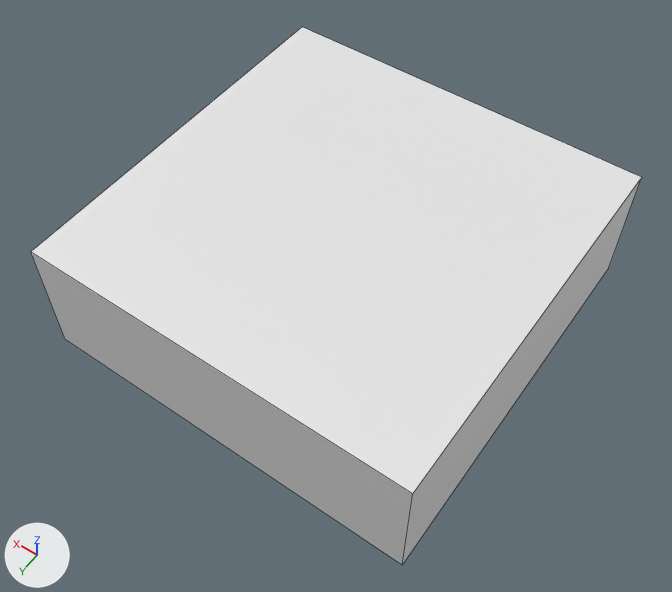
Before and after pictures for a commit that changed the Blender file Art.Src/TowerGenerator/Chunks_00.blend.
The view is the same before and after, from a 50 mm lens placed at (-2.49, 3.61, 5.19), pointed at (-0.06, 0.21, -0.16). Lighting does not change. The marker at lower left points along +X, +Y and +Z. Mesh edges are drawn as thin lines. The same objects are shown in both versions, whatever each file hides.

Script lines for the objects in view, before the commit:
```python
me_cube_013 = bpy.data.meshes.new('Cube.013')
me_cube_013.from_pydata(...)  # a box spanning x -1.5..1.5, y -1.5..1.5, z -0.5..0.5
ob_placeholderconnector_006 = bpy.data.objects.new('PlaceholderConnector.006', me_cube_013)
ob_placeholderconnector_006.parent = ob_base_b
ob_placeholderconnector_006.matrix_parent_inverse = Matrix(((0.667, 0.0, 0.0, -0.0174), (0.0, 0.667, 0.0, 0.0123), (0.0, 0.0, 2.0, -4.556), (0.0, 0.0, 0.0, 1.0)))
ob_placeholderconnector_006.location = (0.0263, -0.0178, 2.277)
```
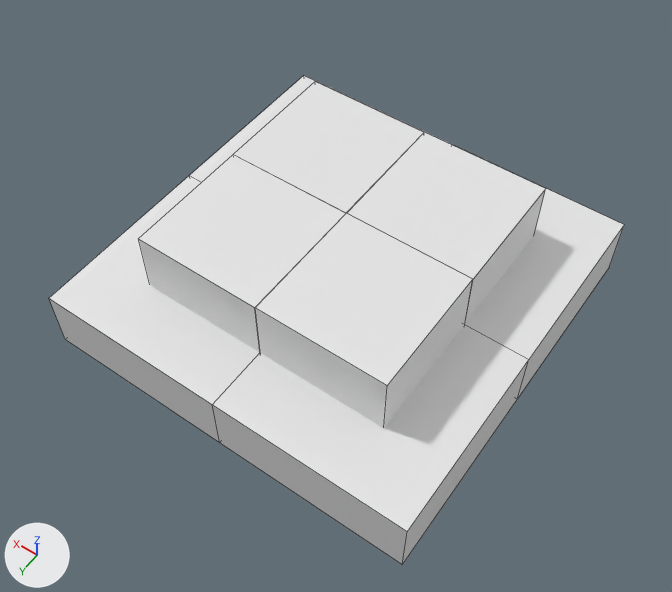
Patch to the scene script:
```diff
--- a/Art.Src/TowerGenerator/Chunks_00.blend.py
+++ b/Art.Src/TowerGenerator/Chunks_00.blend.py
@@ me_cube_013 @@
 # used by ob_placeholderconnector_006; parent = ob_base_b; location = (0.0263, -0.0178, 2.277)
-me_cube_013.from_pydata(...)  # 8 vertices, 6 faces; spans x -1.5..1.5, y -1.5..1.5, z -0.5..0.5
+me_cube_013.from_pydata(...)  # 50 vertices, 44 faces; spans x -2.0..2.0, y -2.0..2.0, z -2.0..2.0
+# me_cube_013 part 1: the whole mesh is rebuilt
@@ ob_placeholderconnector_006 @@
 ob_placeholderconnector_006 = bpy.data.objects.new('PlaceholderConnector.006', me_cube_013)
-ob_placeholderconnector_006.parent = ob_base_b
-ob_placeholderconnector_006.matrix_parent_inverse = Matrix(((0.667, 0.0, 0.0, -0.0174), (0.0, 0.667, 0.0, 0.0123), (0.0, 0.0, 2.0, -4.556), (0.0, 0.0, 0.0, 1.0)))
-ob_placeholderconnector_006.location = (0.0263, -0.0178, 2.277)
+ob_placeholderconnector_006.parent = ob_centralpart
+ob_placeholderconnector_006.location = (0.0, 0.0, 0.0)
+ob_placeholderconnector_006.scale = (0.75, 0.75, 0.25)
```

Where the change shows, as pixel boxes (x1, y1, x2, y2) in the pictures (672 x 592 px):
'PlaceholderConnector.006', reshaped, moved, rescaled (9% shorter)
    before: (31, 27, 641, 565)
    after: (49, 76, 624, 565)
